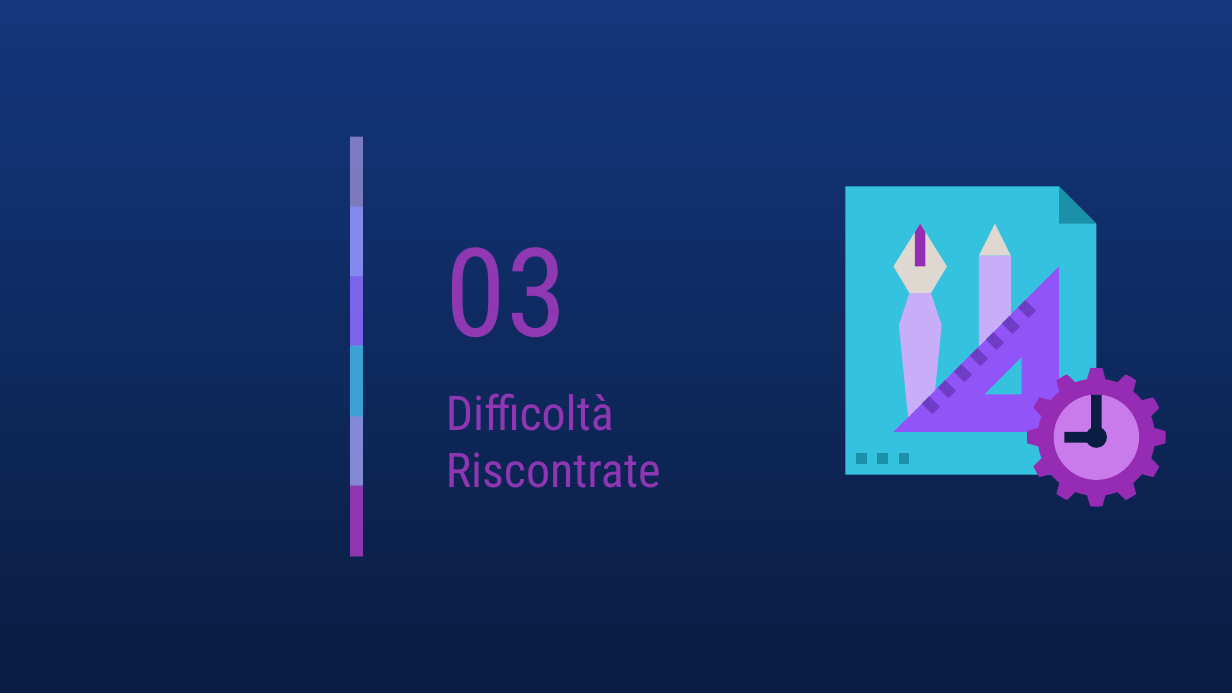
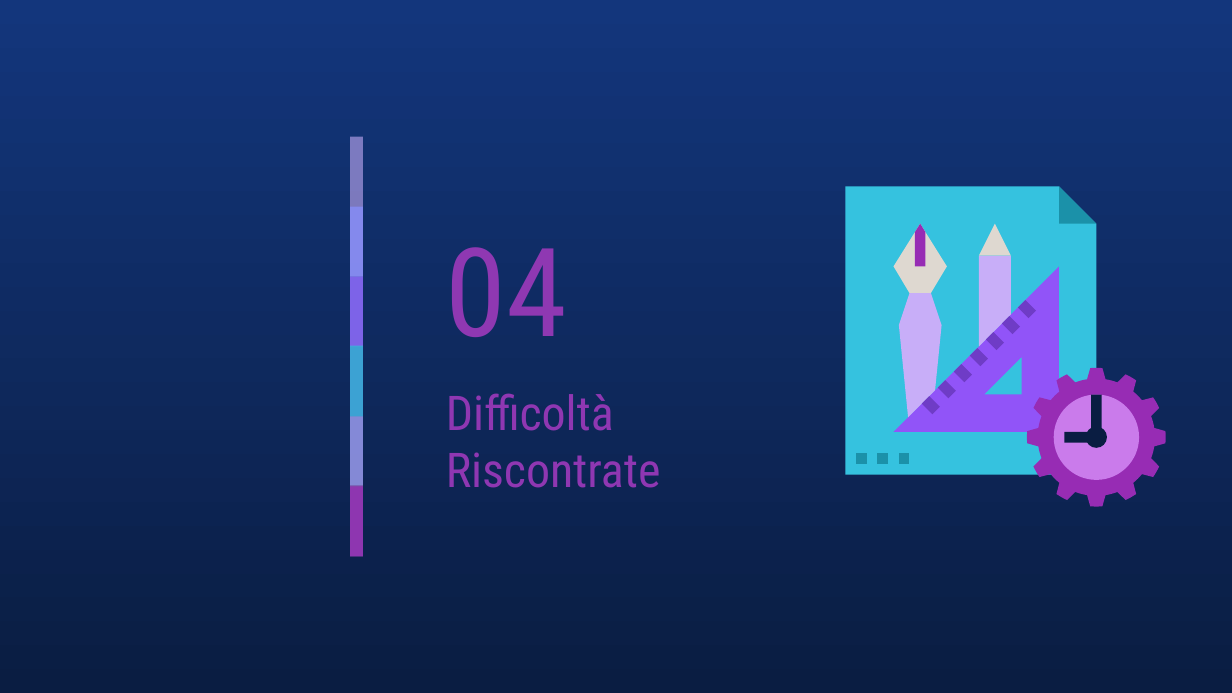
Before and after one commit to LorenzoBastianelli/Progetto_Maratona, a slide deck: slide 16 of File/ProgettoMaratonaBastianelli_Fiore.pptx (slide 14 before the commit). Drawn at 1232x693 pixels with LibreOffice and Linux fonts; fonts in the diff are those of the drawing. Boxes give left, top, right and bottom in pixels: in the first picture for what was removed or moved away, otherwise in the second. Text is boxed around its words. In the diff, an @@ line names an element or a change of style, - is before the commit and + after.

```diff
--- a/File/ProgettoMaratonaBastianelli_Fiore.pptx
+++ b/File/ProgettoMaratonaBastianelli_Fiore.pptx
@@ title at (446,247,567,337): text changed @@
-03
+04
```
Also in this commit, not shown: 2 other slides changed, 5 slides added, 5 slides removed, 3 other files.
